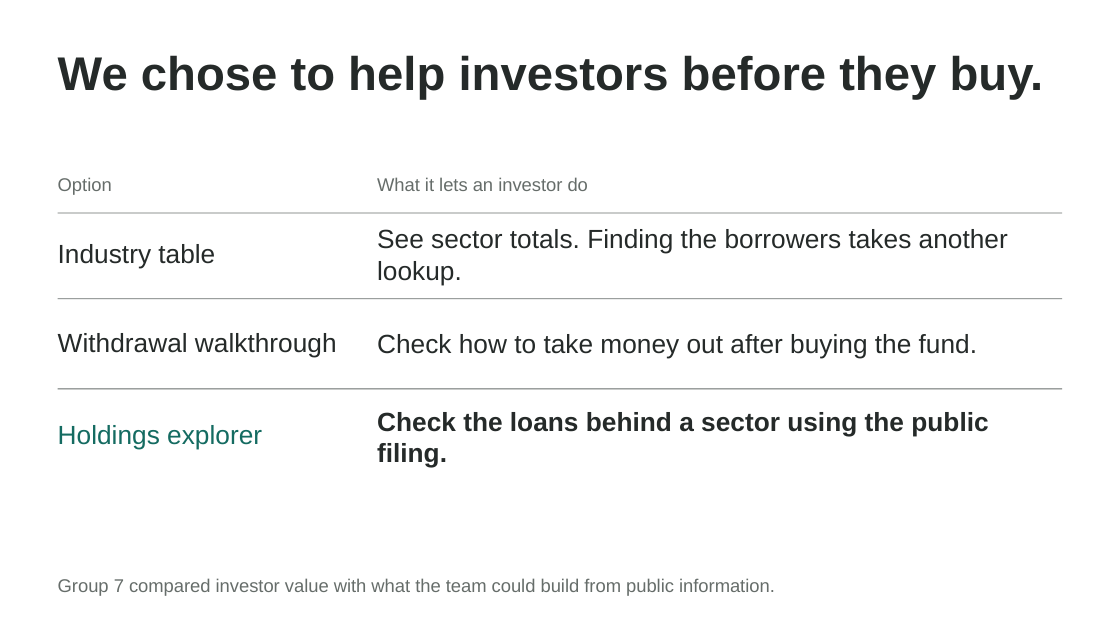
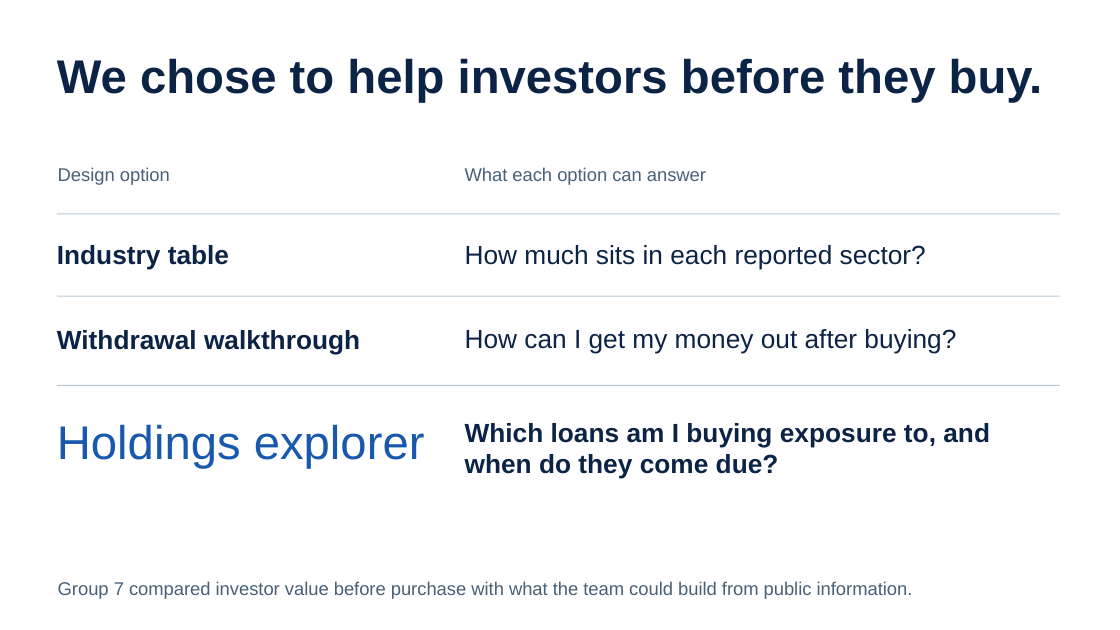
Before and after one commit to marcswartz/ivey-group7-portfolio, a slide deck: slide 5 of presentation.pptx. Drawn at 1120x630 pixels with LibreOffice and Linux fonts; fonts in the diff are those of the drawing. Boxes give left, top, right and bottom in pixels: in the first picture for what was removed or moved away, otherwise in the second. Text is boxed around its words. In the diff, an @@ line names an element or a change of style, - is before the commit and + after.

Commit message:
Restore the blue visual identity and show the investor prototype in use

```diff
--- a/presentation.pptx
+++ b/presentation.pptx
@@ text "We chose to help investors ..." at <box>57,58,1043,103</box>: text colour #252A29 to #0B2345 @@
@@ text at <box>58,167,170,185</box>: text changed; text colour #666D6A to #486078 @@
-Option
+Design option
@@ text at <box>465,167,706,185</box>: text changed; text colour #666D6A to #486078 @@
-What it lets an investor do
+What each option can answer
@@ text "Industry table" at <box>57,245,229,269</box>: text colour #252A29 to #0B2345, bold on @@
@@ text at <box>465,245,926,270</box>: text changed; text colour #252A29 to #0B2345 @@
-See sector totals. Finding the borrowers takes another lookup.
+How much sits in each reported sector?
@@ text "Withdrawal walkthrough" at <box>57,330,360,354</box>: text colour #252A29 to #0B2345, bold on @@
@@ text at <box>465,329,956,353</box>: text changed; text colour #252A29 to #0B2345 @@
-Check how to take money out after buying the fund.
+How can I get my money out after buying?
@@ fill #666D6A to #B8C8D8 in 3 elements at <box>57,213,1060,214</box>, <box>57,296,1060,297</box>, <box>57,385,1060,386</box> @@
@@ text "Holdings explorer" at <box>57,424,425,469</box>: size 22.5 to 40.5 pt, text colour #146B61 to #1959AD @@
@@ text at <box>465,423,990,479</box>: text changed; text colour #252A29 to #0B2345 @@
-Check the loans behind a sector using the public filing.
+Which loans am I buying exposure to, and when do they come due?
@@ text at <box>58,581,913,599</box>: text changed; text colour #666D6A to #486078 @@
-Group 7 compared investor value with what the team could build from public information.
+Group 7 compared investor value before purchase with what the team could build from public information.
```
Also in this commit, not shown: 9 other slides changed, 3 slides added, 3 slides removed, 19 other files.
